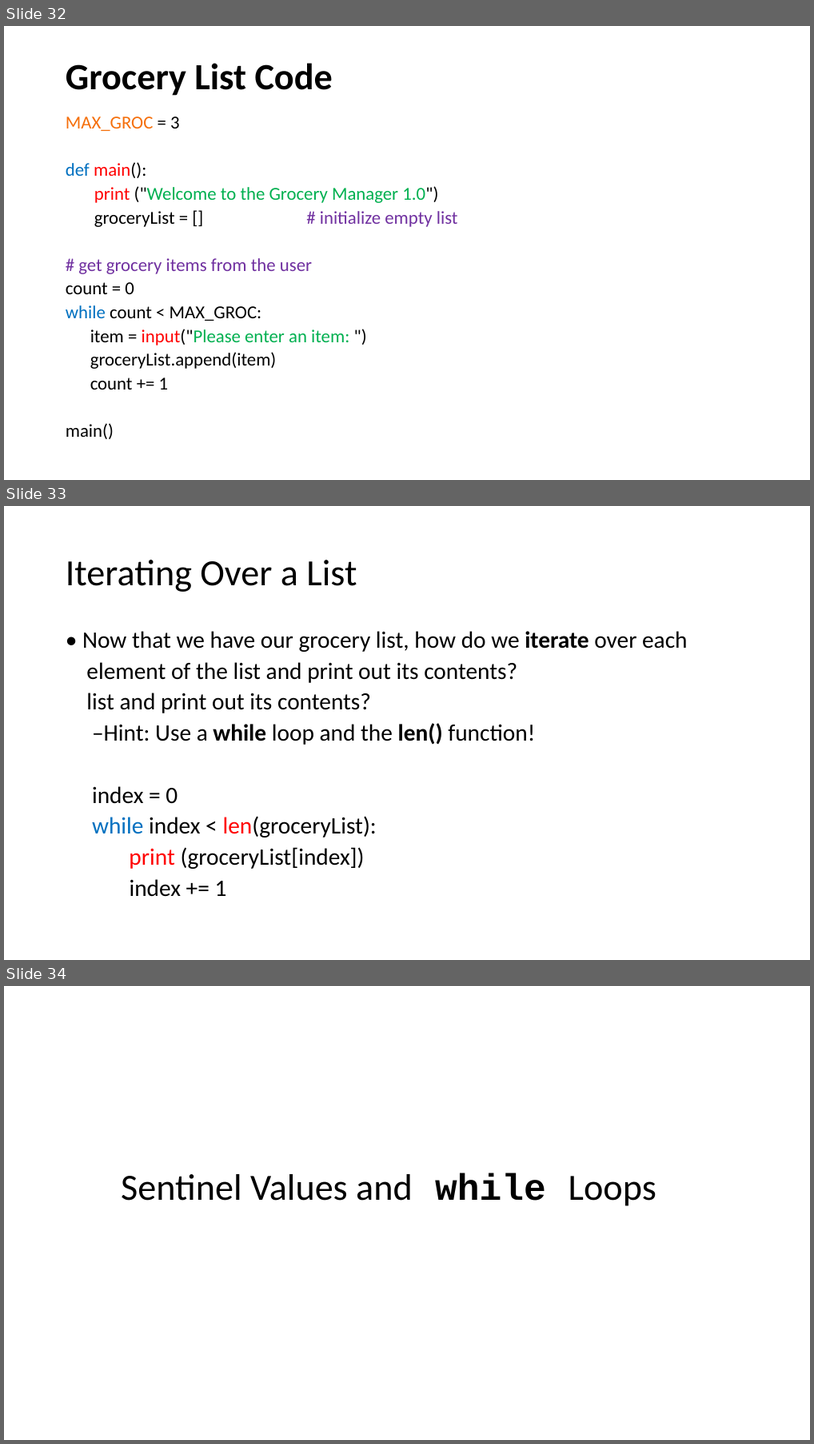
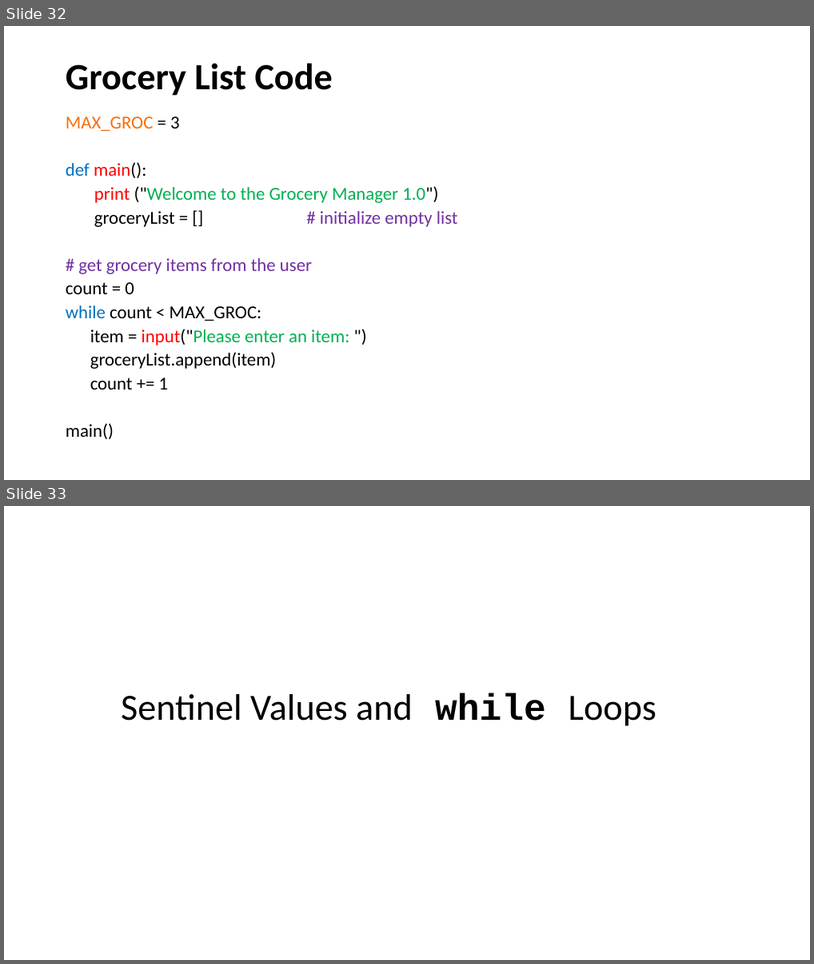
Before and after one commit to HKohin/Python-for-Upward-Bound-Program, a slide deck: PYTHON_8_Lists Part 1.pptx. Shown one above the other, each under a label of ours: slides 32, 33 and 34 before the commit, slides 32 and 33 after it. The pictures are 814x1444 and 814x964 pixels, drawn with LibreOffice and Linux fonts; fonts in the diff are those of the drawing. Boxes give left, top, right and bottom in pixels: in the first picture for what was removed or moved away, otherwise in the second. Text is boxed around its words. In the diff, an @@ line names an element or a change of style, - is before the commit and + after.

```diff
--- a/PYTHON_8_Lists Part 1.pptx
+++ b/PYTHON_8_Lists Part 1.pptx
@@ slide 33 removed at box(4, 506, 810, 960), background #FFFFFF @@
@@ title removed at box(66, 560, 357, 592) @@
-Iterating Over a List
@@ text removed at box(82, 631, 688, 896) @@
-• Now that we have our grocery list, how do we iterate over each
-element of the list and print out its contents?
-list and print out its contents?
-–Hint: Use a while loop and the len() function!
-index = 0
-while index < len(groceryList):
-print (groceryList[index])
-index += 1
@@ what was slide 34 is now slide 33 @@
```
Also in this commit, not shown: 1 slide changed.
